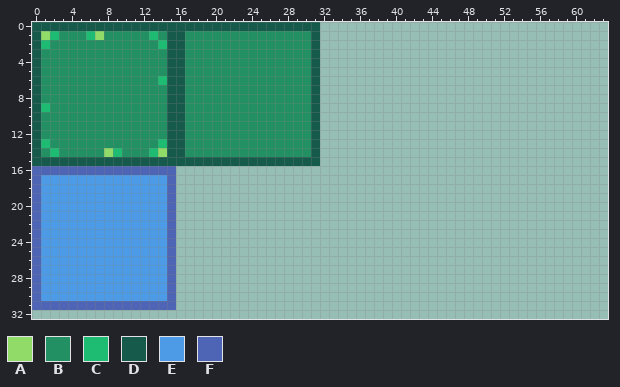
Two versions of one pixel-art file, Project Games/project BitCraft/Aseprite/TileMap1.aseprite. The first picture shows the starting point.
64x64 pixels, 1 frame. Shown: x 0..63, y 0..32.
Palette (. is transparent): A #91db69  B #239063  C #1ebc73  D #165a4c  E #4d9be6  F #4d65b4
Pixels before, first column x 0:
 0 DDDDDDDDDDDDDDDDDDDDDDDDDDDDDDDD
 1 DACBBBCABBBBBCBDDBBBBBBBBBBBBBBD
 2 DCBBBBBBBBBBBBCDDBBBBBBBBBBBBBBD
 3 DBBBBBBBBBBBBBBDDBBBBBBBBBBBBBBD
 4 DBBBBBBBBBBBBBBDDBBBBBBBBBBBBBBD
 5 DBBBBBBBBBBBBBBDDBBBBBBBBBBBBBBD
 6 DBBBBBBBBBBBBBCDDBBBBBBBBBBBBBBD
 7 DBBBBBBBBBBBBBBDDBBBBBBBBBBBBBBD
 8 DBBBBBBBBBBBBBBDDBBBBBBBBBBBBBBD
 9 DCBBBBBBBBBBBBBDDBBBBBBBBBBBBBBD
10 DBBBBBBBBBBBBBBDDBBBBBBBBBBBBBBD
11 DBBBBBBBBBBBBBBDDBBBBBBBBBBBBBBD
12 DBBBBBBBBBBBBBBDDBBBBBBBBBBBBBBD
13 DCBBBBBBBBBBBBCDDBBBBBBBBBBBBBBD
14 DBCBBBBBACBBBCADDBBBBBBBBBBBBBBD
15 DDDDDDDDDDDDDDDDDDDDDDDDDDDDDDDD
16 FFFFFFFFFFFFFFFF................
17 FEEEEEEEEEEEEEEF................
18 FEEEEEEEEEEEEEEF................
19 FEEEEEEEEEEEEEEF................
20 FEEEEEEEEEEEEEEF................
21 FEEEEEEEEEEEEEEF................
22 FEEEEEEEEEEEEEEF................
23 FEEEEEEEEEEEEEEF................
24 FEEEEEEEEEEEEEEF................
25 FEEEEEEEEEEEEEEF................
26 FEEEEEEEEEEEEEEF................
27 FEEEEEEEEEEEEEEF................
28 FEEEEEEEEEEEEEEF................
29 FEEEEEEEEEEEEEEF................
30 FEEEEEEEEEEEEEEF................
31 FFFFFFFFFFFFFFFF................
New version:
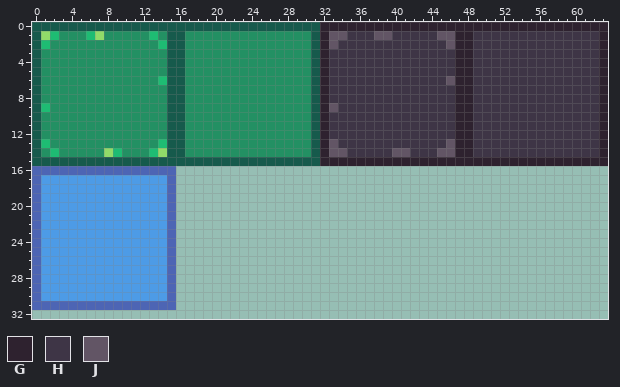
Colours new in this view: G #2e222f  H #3e3546  J #625565
Difference:
y 0: x 32..63 ................................ -> GGGGGGGGGGGGGGGGGGGGGGGGGGGGGGGG
y 1: x 32..63 ................................ -> GJJHHHJJHHHHHJJGGHHHHHHHHHHHHHHG
y 2: x 32..63 ................................ -> GJHHHHHHHHHHHHJGGHHHHHHHHHHHHHHG
y 3..5: x 32..63 ................................ -> GHHHHHHHHHHHHHHGGHHHHHHHHHHHHHHG
y 6: x 32..63 ................................ -> GHHHHHHHHHHHHHJGGHHHHHHHHHHHHHHG
y 7..8: x 32..63 ................................ -> GHHHHHHHHHHHHHHGGHHHHHHHHHHHHHHG
y 9: x 32..63 ................................ -> GJHHHHHHHHHHHHHGGHHHHHHHHHHHHHHG
y 10..12: x 32..63 ................................ -> GHHHHHHHHHHHHHHGGHHHHHHHHHHHHHHG
y 13: x 32..63 ................................ -> GJHHHHHHHHHHHHJGGHHHHHHHHHHHHHHG
y 14: x 32..63 ................................ -> GJJHHHHHJJHHHJJGGHHHHHHHHHHHHHHG
y 15: x 32..63 ................................ -> GGGGGGGGGGGGGGGGGGGGGGGGGGGGGGGG
